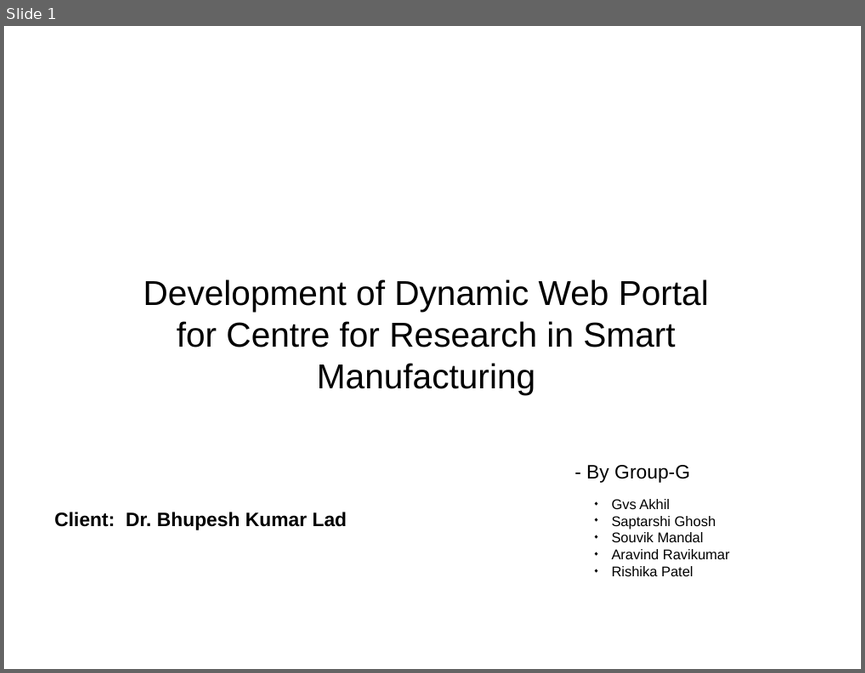
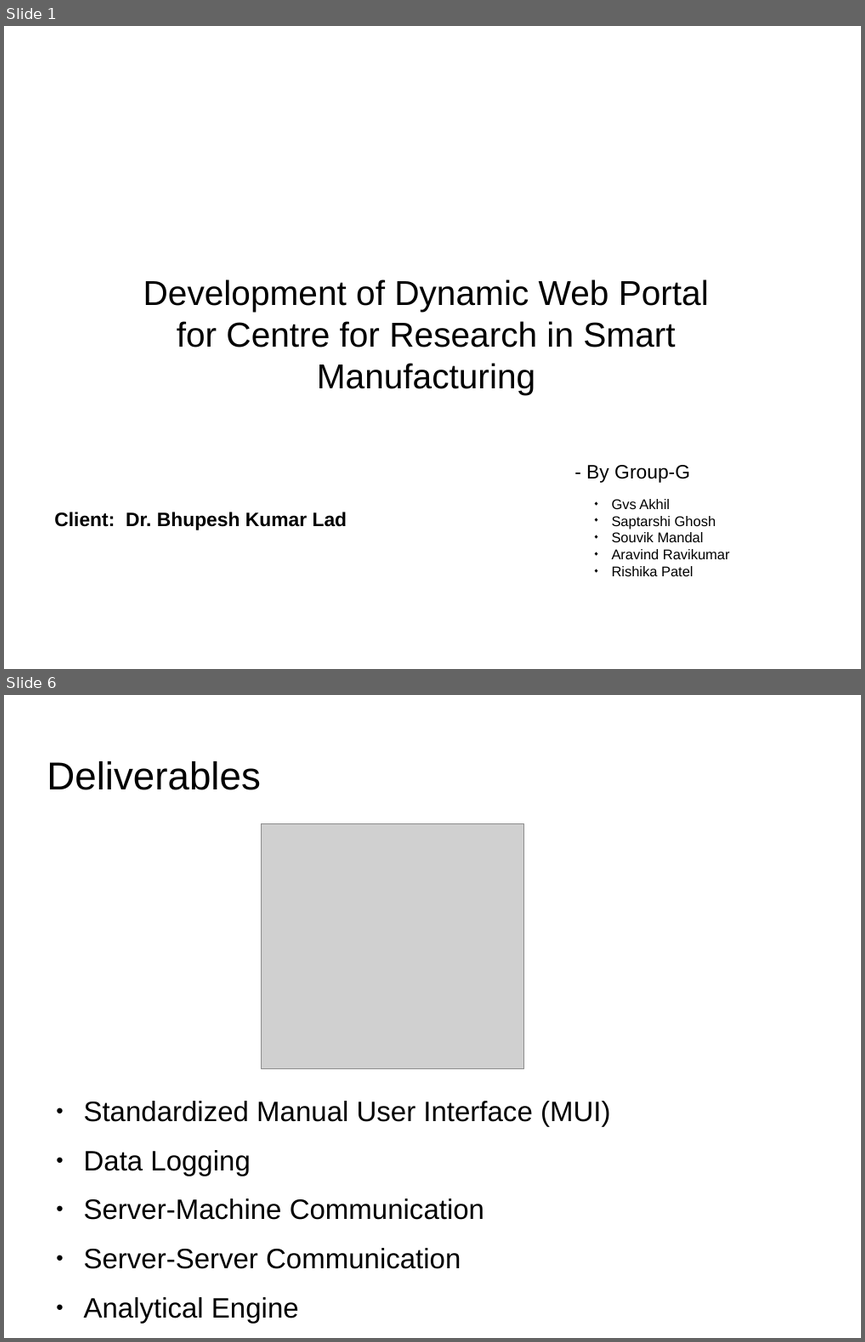
Before and after one commit to vicennial/Group-G, a slide deck: Presentation/Intro.odf.odp. Shown one above the other, each under a label of ours: slide 1 before the commit, slides 1 and 6 after it; the slides between them are not shown. The pictures are 865x673 and 865x1342 pixels, drawn with LibreOffice and Linux fonts; fonts in the diff are those of the drawing; grey boxes stand for pictures; background and template pictures are left out. Boxes give left, top, right and bottom in pixels: in the first picture for what was removed or moved away, otherwise in the second. Text is boxed around its words. In the diff, an @@ line names an element or a change of style, - is before the commit and + after.

```diff
--- a/Presentation/Intro.odf.odp
+++ b/Presentation/Intro.odf.odp
@@ slide 6 added at box(4, 695, 861, 1338), background picture (left out) @@
@@ title added at box(46, 761, 260, 790), 36 pt, text #000000 @@
+Deliverables
@@ picture added at box(262, 824, 525, 1068) @@
@@ text added at box(84, 1100, 610, 1322), 26 pt, text #000000 @@
+● Standardized Manual User Interface (MUI)
+● Data Logging
+● Server-Machine Communication
+● Server-Server Communication
+● Analytical Engine
```
Also in this commit, not shown: 2 slides changed, 2 other slides added, 3 other files.
